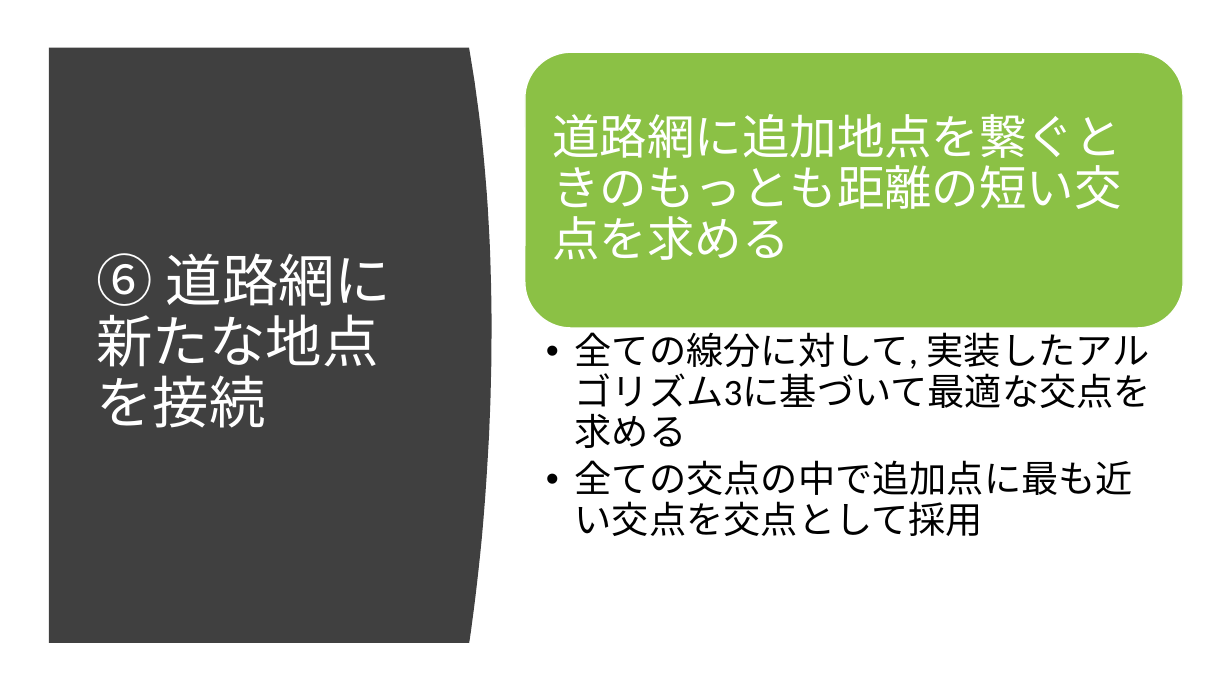
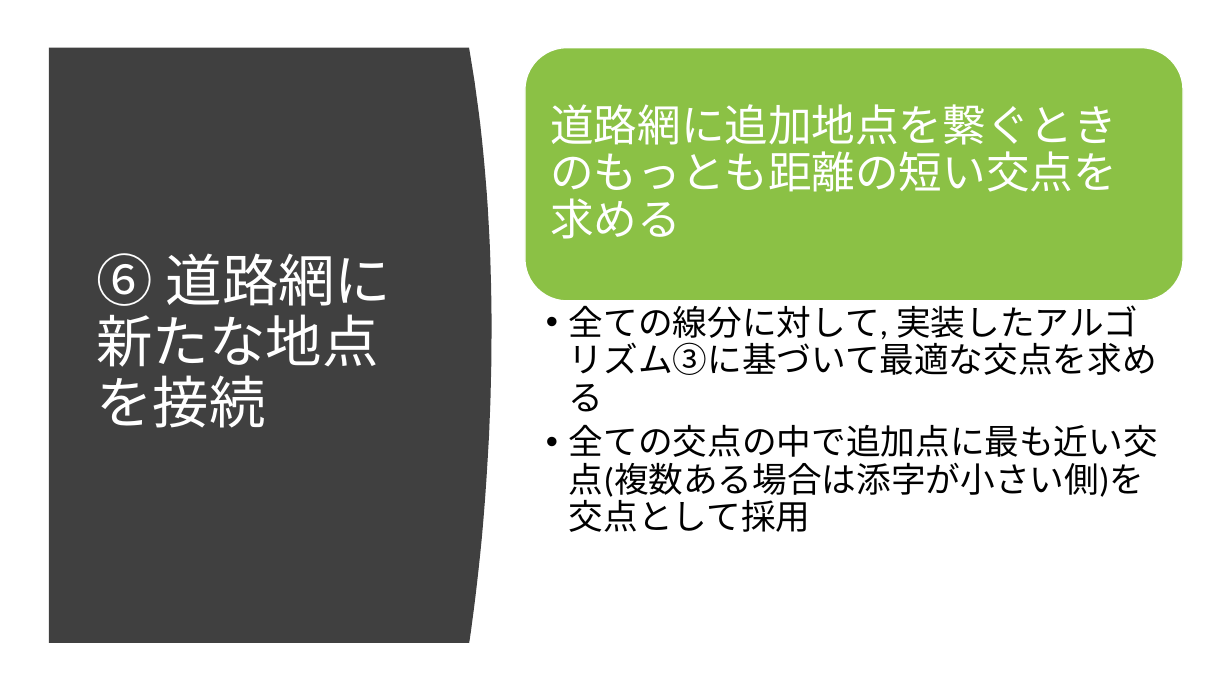
Before and after one commit to ie03-aizu-2019/ie03project-skys, a slide deck: slide 11 of Reports/Midterm.pptx. Drawn at 1232x693 pixels with LibreOffice and Linux fonts; fonts in the diff are those of the drawing. Boxes give left, top, right and bottom in pixels: in the first picture for what was removed or moved away, otherwise in the second. Text is boxed around its words. In the diff, an @@ line names an element or a change of style, - is before the commit and + after.

```diff
--- a/Reports/Midterm.pptx
+++ b/Reports/Midterm.pptx
@@ rounded rectangle resized from (x1=525, y1=53, x2=1183, y2=328) to (x1=525, y1=48, x2=1183, y2=301) @@
@@ text "道路網に追加地点を繋ぐときのもっとも距離の短い交点を求める" at (x1=550, y1=104, x2=1116, y2=239): size 37 to 34 pt; less space between paragraphs @@
@@ text at (x1=569, y1=305, x2=1158, y2=532): text changed; size 29 to 27 pt @@
-  • 全ての線分に対して, 実装したアルゴリズム3に基づいて最適な交点を求める
-  • 全ての交点の中で追加点に最も近い交点を交点として採用
+  • 全ての線分に対して, 実装したアルゴリズム③に基づいて最適な交点を求める
+  • 全ての交点の中で追加点に最も近い交点(複数ある場合は添字が小さい側)を交点として採用
```
Also in this commit, not shown: 4 other slides changed, 1 slide added.
